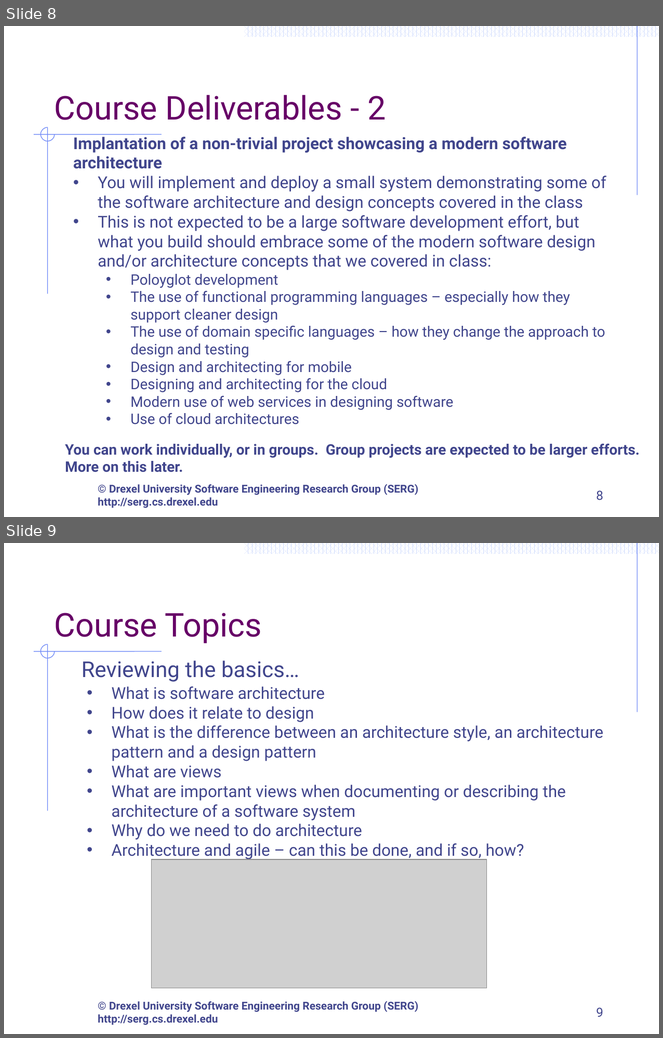
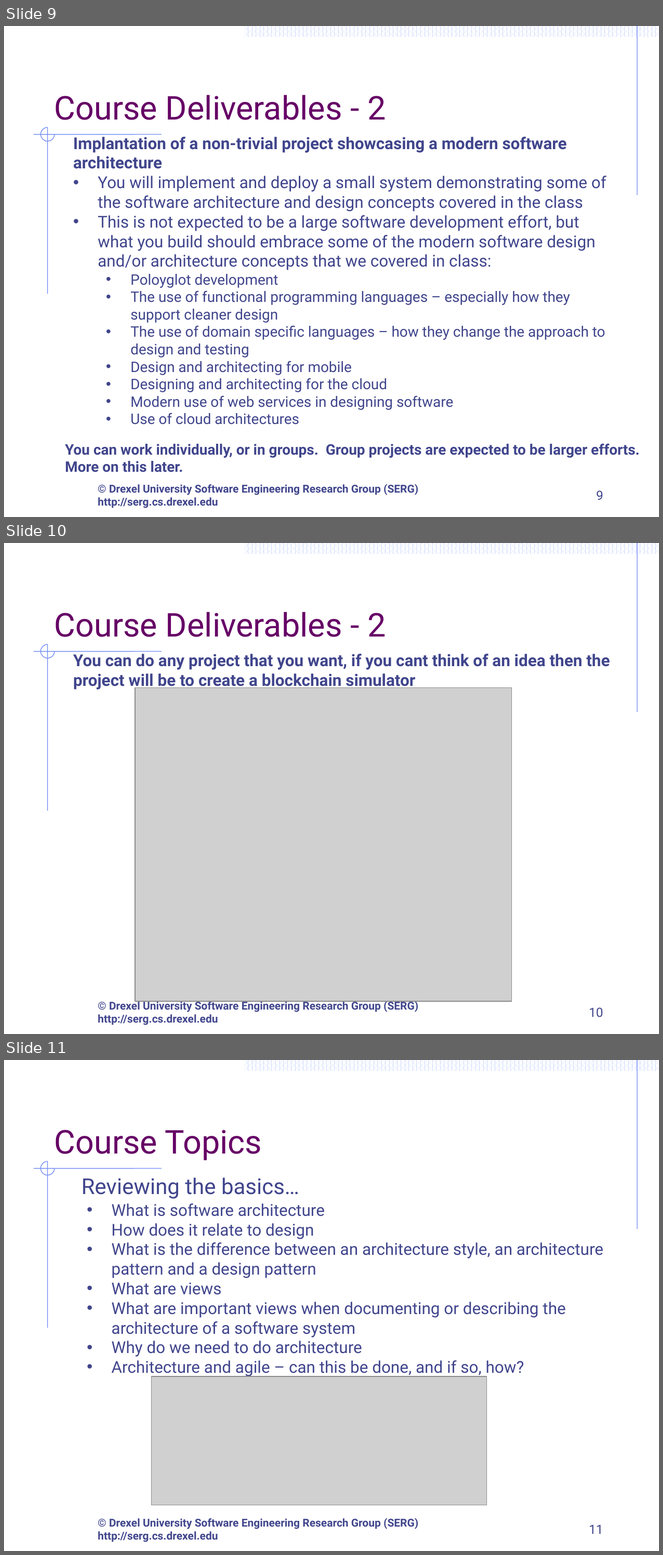
Before and after one commit to ArchitectingSoftware/CS575-SoftwareDesign, a slide deck: Lectures/M1-CourseOverview.pptx. Shown one above the other, each under a label of ours: slides 8 and 9 before the commit, slides 9, 10 and 11 after it. The pictures are 663x1038 and 663x1555 pixels, drawn with LibreOffice and Linux fonts; fonts in the diff are those of the drawing; grey boxes stand for pictures; background and template pictures are left out. Boxes give left, top, right and bottom in pixels: in the first picture for what was removed or moved away, otherwise in the second. Text is boxed around its words. In the diff, an @@ line names an element or a change of style, - is before the commit and + after.

```diff
--- a/Lectures/M1-CourseOverview.pptx
+++ b/Lectures/M1-CourseOverview.pptx
@@ slide 10 added at <box>4,543,659,1034</box>, background #FFFFFF; not listed: 57 template elements that a slide beside it also shows @@
@@ title added at <box>54,612,386,637</box>, 36 pt, text #660066 @@
+Course Deliverables - 2
@@ text added at <box>73,651,610,690</box>, 18 pt, text #40458C, bold @@
+You can do any project that you want, if you cant think of an idea then the project will be to create a blockchain simulator
@@ picture added at <box>135,688,512,1002</box> @@
@@ page number added at <box>589,1008,604,1018</box>, 14 pt, text #40458C @@
+10
@@ what was slide 8 is now slide 9 @@
@@ page number at <box>596,491,604,500</box>: text changed @@
-8
+9
@@ what was slide 9 is now slide 11 @@
@@ page number at <box>589,1525,604,1534</box>: text changed @@
-9
+11
```
Also in this commit, not shown: 5 slides changed, 6 other slides added, 1 slide removed, 1 other file.
